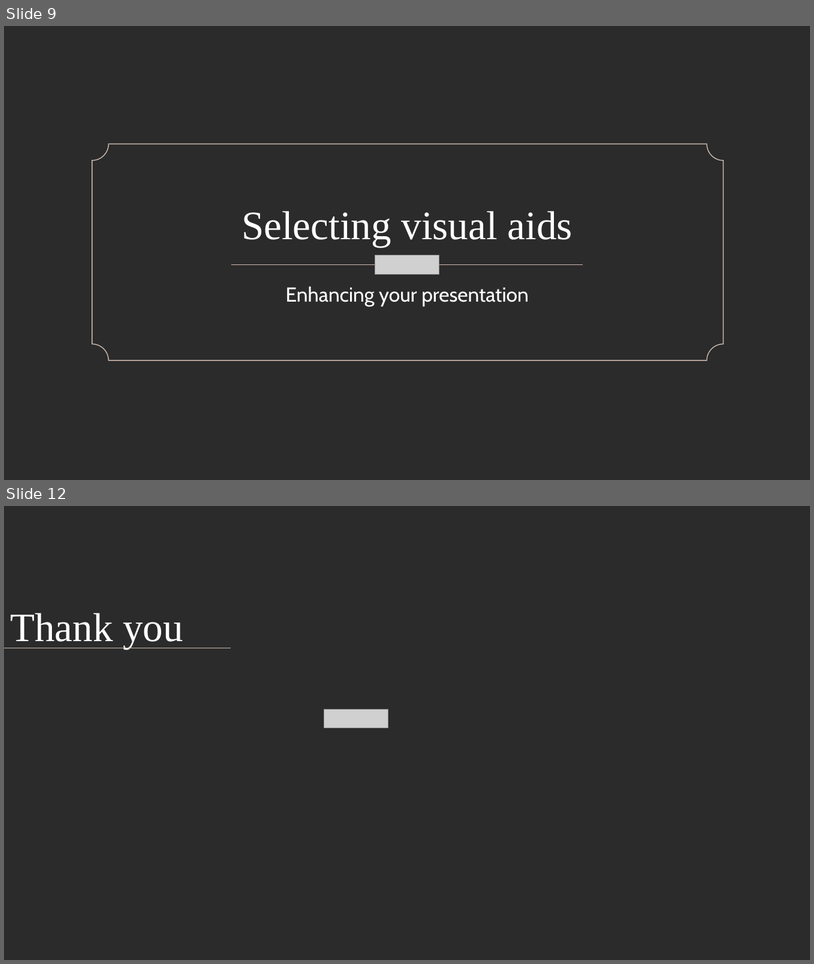
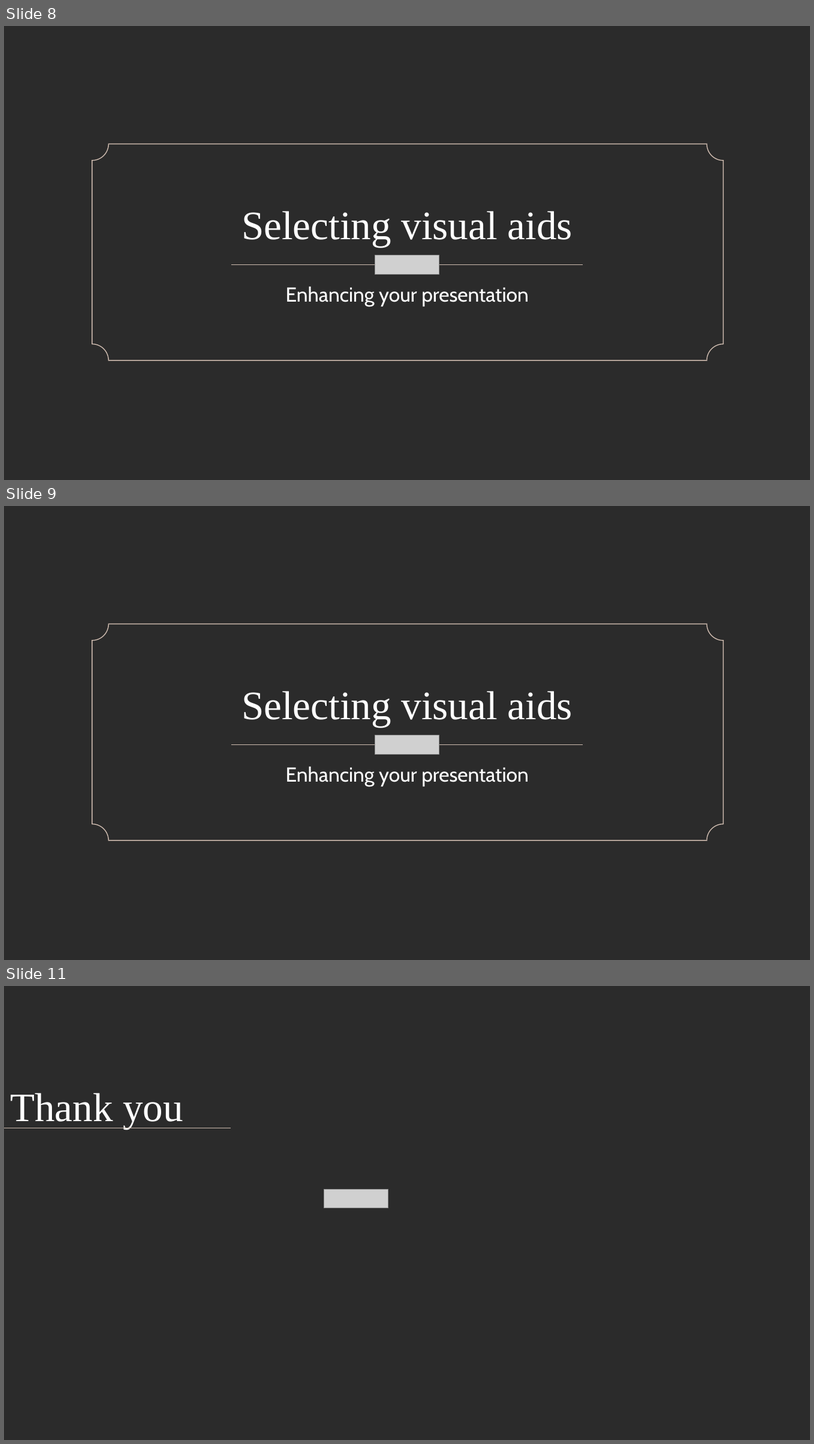
Before and after one commit to gkipkirui1/DSF-PT08P5-GROUP4-CAPSTONE-PROJECT, a slide deck: powerpoint.pptx. Shown one above the other, each under a label of ours: slides 9 and 12 before the commit, slides 8, 9 and 11 after it; the slides between them are not shown. The pictures are 814x964 and 814x1444 pixels, drawn with LibreOffice and Linux fonts; fonts in the diff are those of the drawing; grey boxes stand for pictures; background and template pictures are left out; a plain dark background stands for a picture behind light text. Boxes give left, top, right and bottom in pixels: in the first picture for what was removed or moved away, otherwise in the second. Text is boxed around its words. In the diff, an @@ line names an element or a change of style, - is before the commit and + after.

```diff
--- a/powerpoint.pptx
+++ b/powerpoint.pptx
@@ slide 9 added at (4,506,810,960), background picture (left out) @@
@@ plaque added at (92,624,724,841), outline #CEBBAF 1 pt @@
@@ title added at (242,691,573,727), 48 pt, text #FFFFFF @@
+Selecting visual aids
@@ picture added at (375,735,439,754) @@
@@ line added from (231, 744) to (583, 744), #CEBBAF 1 pt @@
@@ subtitle added at (286,766,529,786), 24 pt, text #FFFFFF @@
+Enhancing your presentation
@@ what was slide 9 is now slide 8 @@
@@ what was slide 12 is now slide 11 @@
```
Also in this commit, not shown: 1 other slide added, 3 slides removed.
